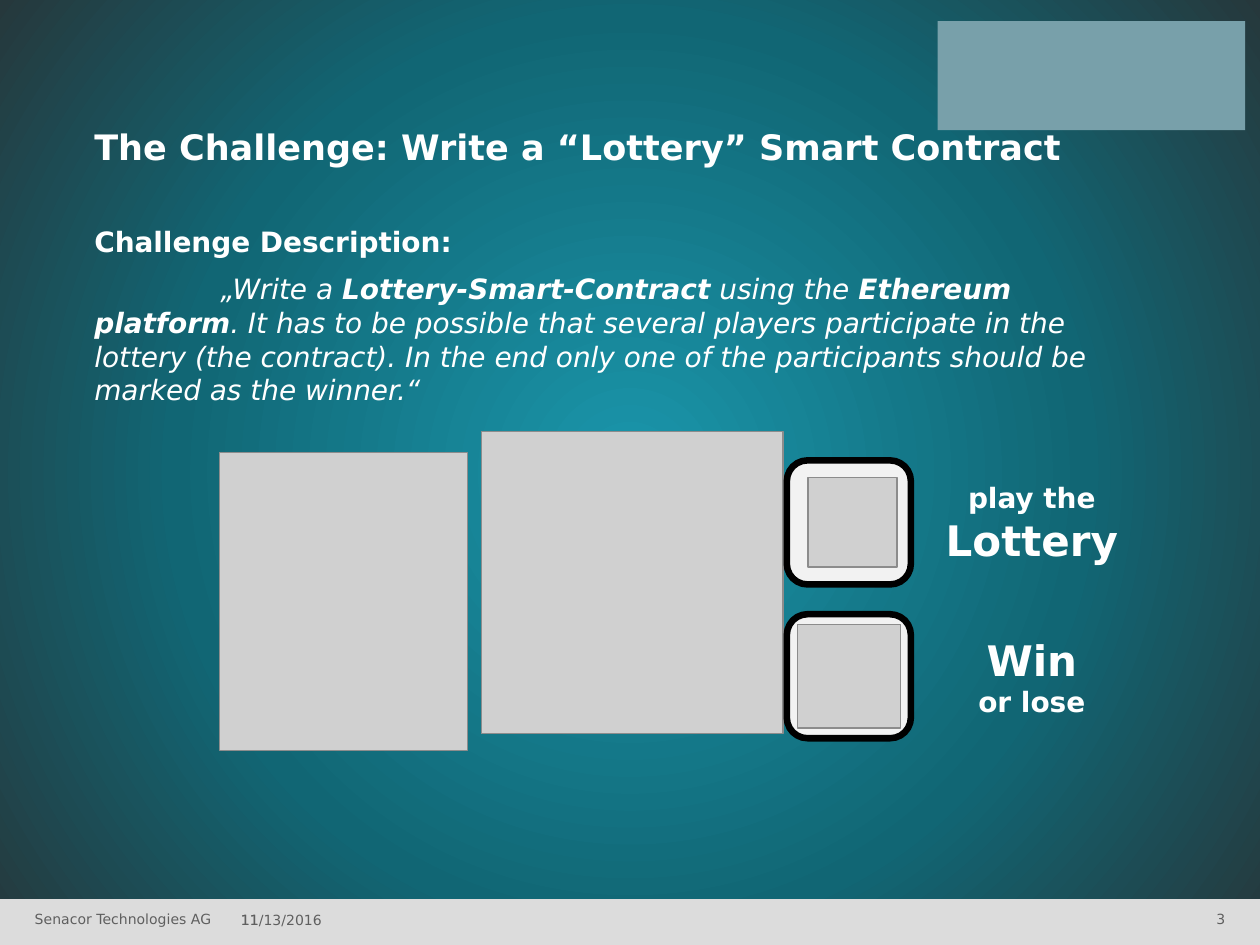
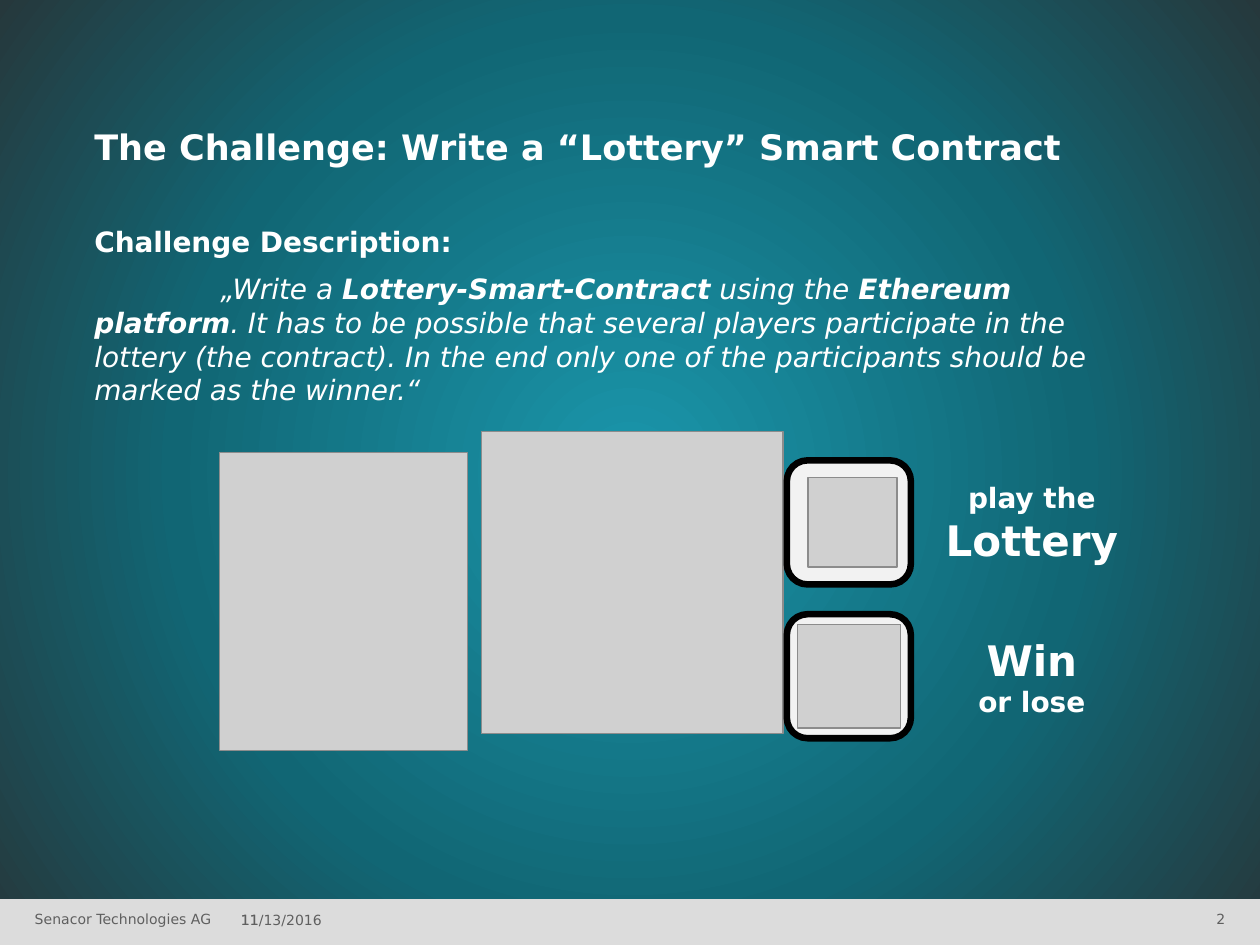
Before and after one commit to raharjaliu/tum-16, a slide deck: slide 2 of Presentation/20161112_TUM_FinalPresentation.pptx (slide 3 before the commit). Drawn at 1260x945 pixels with LibreOffice and Linux fonts; fonts in the diff are those of the drawing; grey boxes stand for pictures; background and template pictures are left out. Boxes give left, top, right and bottom in pixels: in the first picture for what was removed or moved away, otherwise in the second. Text is boxed around its words. In the diff, an @@ line names an element or a change of style, - is before the commit and + after.

```diff
--- a/Presentation/20161112_TUM_FinalPresentation.pptx
+++ b/Presentation/20161112_TUM_FinalPresentation.pptx
@@ rectangle removed at bbox=[937, 21, 1245, 131] @@
@@ page number at bbox=[1216, 913, 1225, 924]: text changed @@
-3
+2
```
Also in this commit, not shown: 3 other slides changed, 2 slides added.
